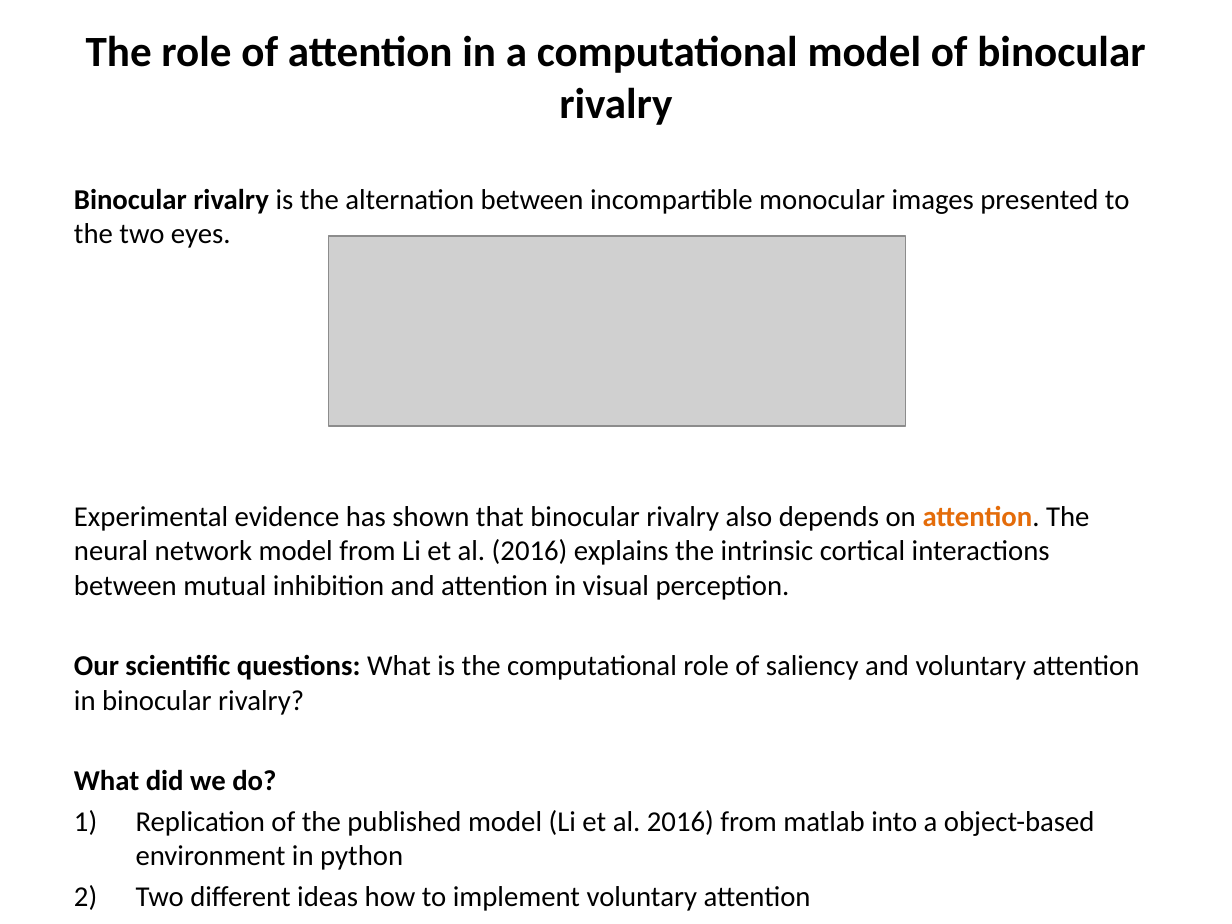
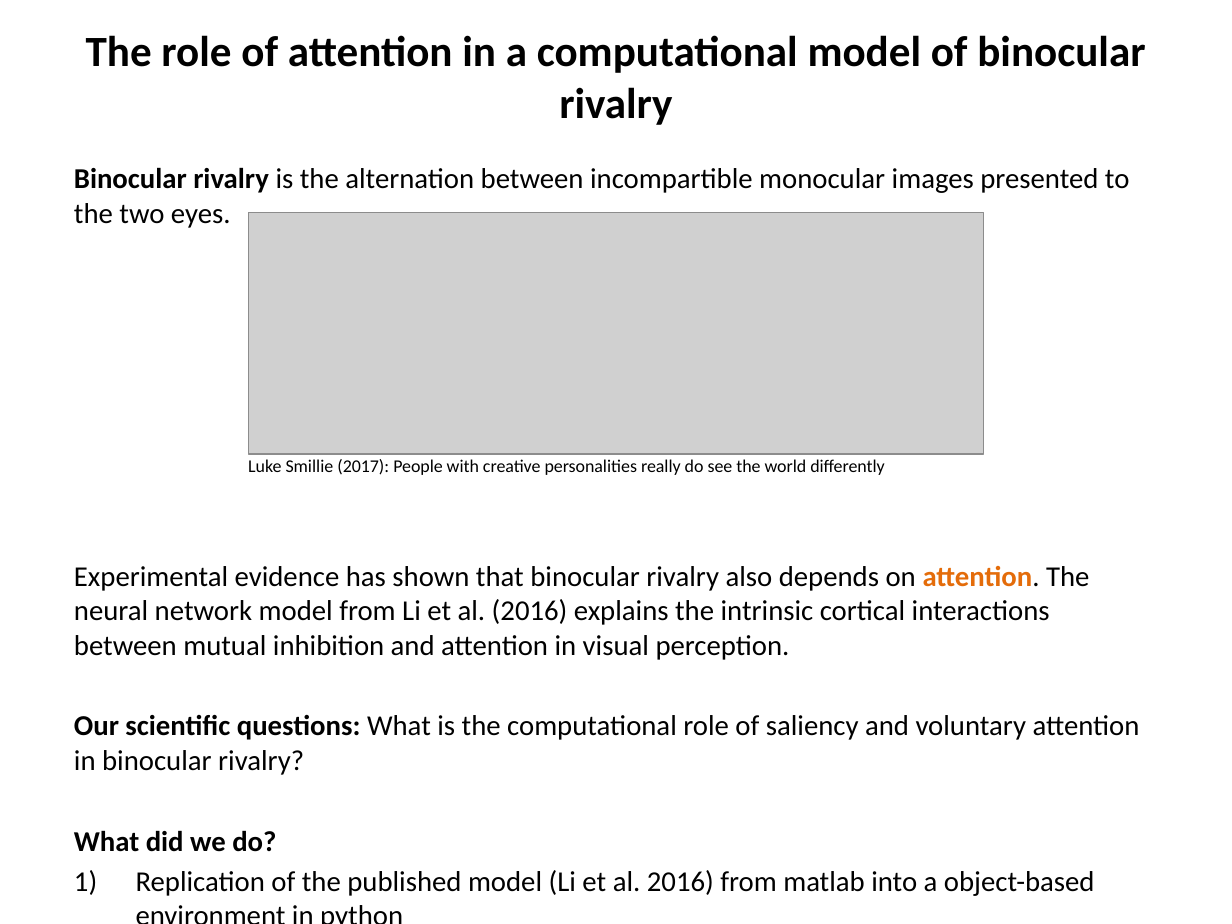
Before and after one commit to LukasNeugebauer/neuromatch_project, a slide deck: slide 1 of VoluntaryAttention_PossibilitiesForImplementation.pptx. Drawn at 1232x924 pixels with LibreOffice and Linux fonts; fonts in the diff are those of the drawing; grey boxes stand for pictures. Boxes give left, top, right and bottom in pixels: in the first picture for what was removed or moved away, otherwise in the second. Text is boxed around its words. In the diff, an @@ line names an element or a change of style, - is before the commit and + after.

```diff
--- a/VoluntaryAttention_PossibilitiesForImplementation.pptx
+++ b/VoluntaryAttention_PossibilitiesForImplementation.pptx
@@ text "Binocular rivalry is the alternation ..." rewrapped from bbox=[74, 188, 1140, 870] to bbox=[74, 167, 1140, 896] @@
@@ picture: place and size @@
-picture at bbox=[329, 237, 907, 426]
+picture at bbox=[248, 212, 983, 453]
@@ text added at bbox=[248, 459, 885, 475], 10.5 pt, text #000000 @@
+Luke Smillie (2017): People with creative personalities really do see the world differently
```
Also in this commit, not shown: 5 other slides changed.
